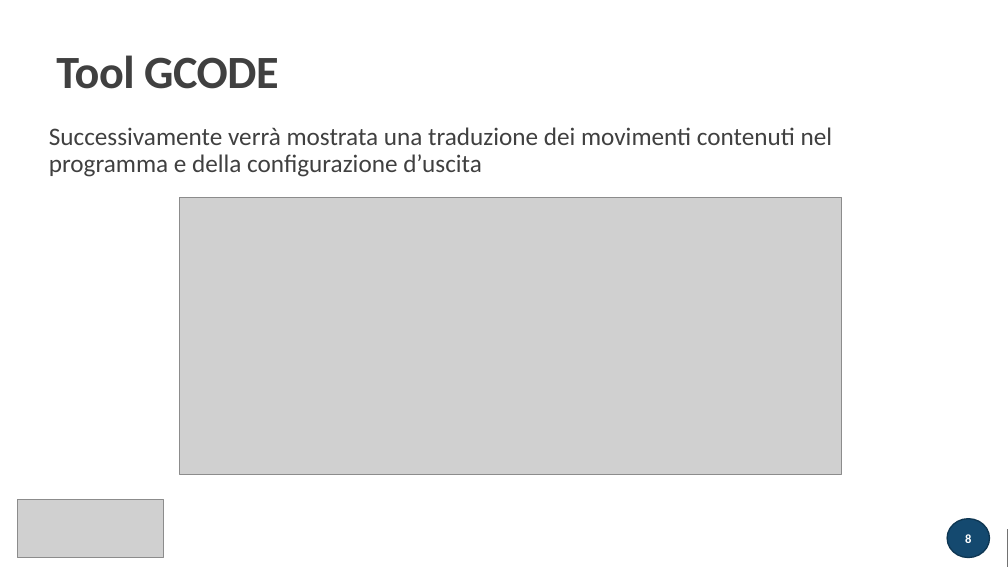
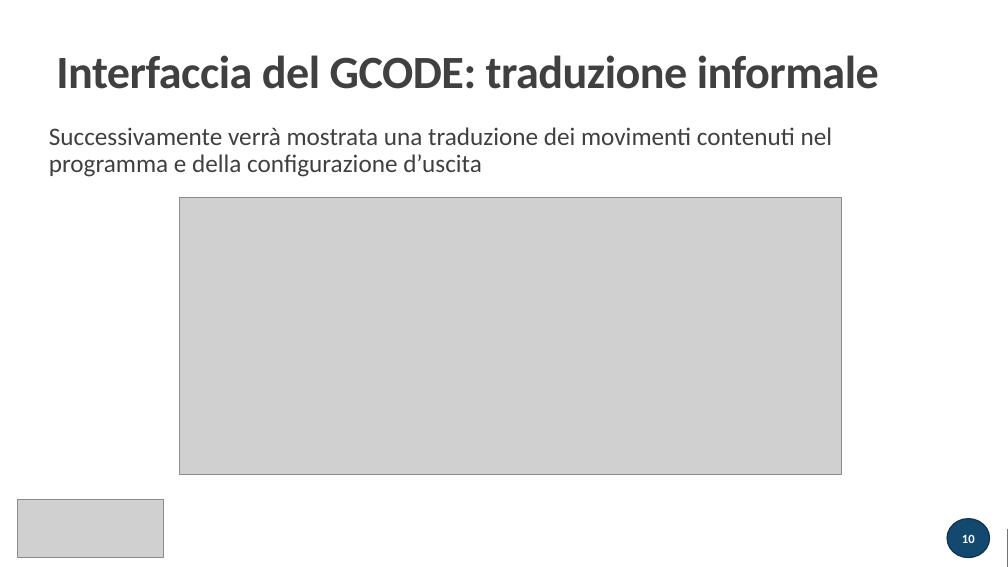
Before and after one commit to atusghen/GCODE, a slide deck: slide 10 of presentazione.pptx (slide 8 before the commit). Drawn at 1008x567 pixels with LibreOffice and Linux fonts; fonts in the diff are those of the drawing; grey boxes stand for pictures. Boxes give left, top, right and bottom in pixels: in the first picture for what was removed or moved away, otherwise in the second. Text is boxed around its words. In the diff, an @@ line names an element or a change of style, - is before the commit and + after.

```diff
--- a/presentazione.pptx
+++ b/presentazione.pptx
@@ title at (x1=56, y1=55, x2=879, y2=89): text changed @@
-Tool GCODE
+Interfaccia del GCODE: traduzione informale
@@ page number at (x1=962, y1=534, x2=975, y2=543): text changed @@
-8
+10
```
Also in this commit, not shown: 4 other slides changed, 2 slides added, 1 slide removed, 1 other file.
